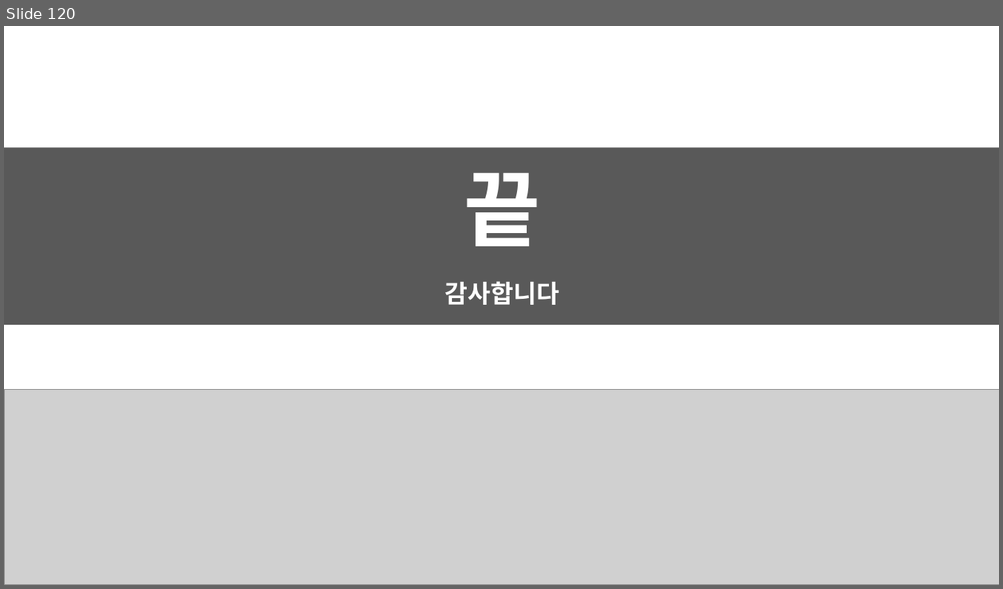
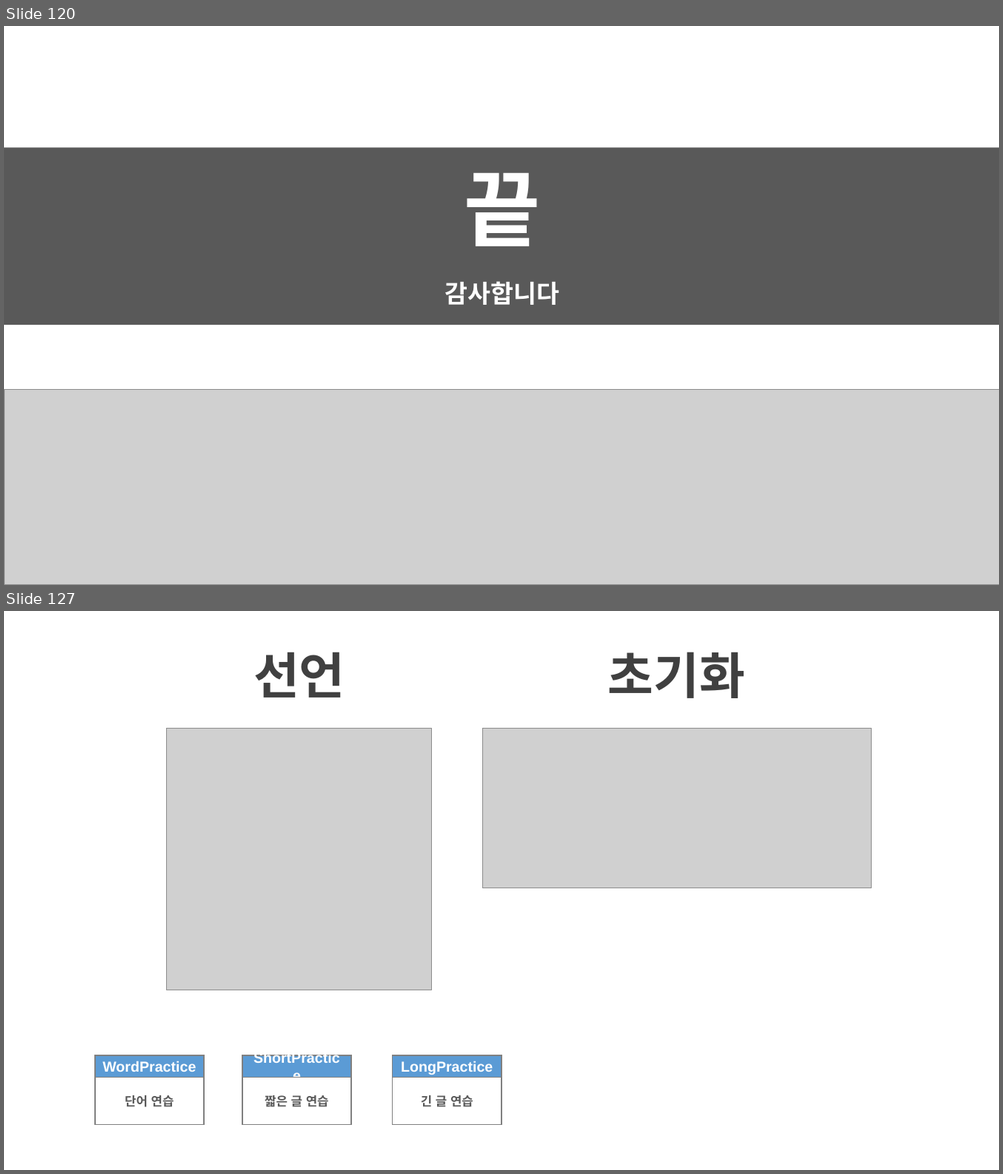
Before and after one commit to TimetoTreatment/CodeSlayer, a slide deck: CodeSlayer/CodeSlayer/_Document/3. 발표 C++.pptx. Shown one above the other, each under a label of ours: slide 120 before the commit, slides 120 and 127 after it; the slides between them are not shown. The pictures are 1003x589 and 1003x1174 pixels, drawn with LibreOffice and Linux fonts; fonts in the diff are those of the drawing; grey boxes stand for pictures. Boxes give left, top, right and bottom in pixels: in the first picture for what was removed or moved away, otherwise in the second. Text is boxed around its words. In the diff, an @@ line names an element or a change of style, - is before the commit and + after.

```diff
--- a/CodeSlayer/CodeSlayer/_Document/3. 발표 C++.pptx
+++ b/CodeSlayer/CodeSlayer/_Document/3. 발표 C++.pptx
@@ slide 127 added at (x1=4, y1=611, x2=999, y2=1170), background #FFFFFF @@
@@ text added at (x1=253, y1=652, x2=345, y2=698), 48 pt, text #404040, bold @@
+선언
@@ text added at (x1=608, y1=652, x2=745, y2=698), 48 pt, text #404040, bold @@
+초기화
@@ picture added at (x1=167, y1=728, x2=432, y2=990) @@
@@ picture added at (x1=482, y1=728, x2=871, y2=888) @@
@@ rectangle added at (x1=95, y1=1056, x2=204, y2=1078), fill #5B9BD5, outline #808080 1 pt, 14 pt, text #FFFFFF, bold @@
+WordPractice
@@ rectangle added at (x1=242, y1=1056, x2=351, y2=1078), fill #5B9BD5, outline #808080 1 pt, 14 pt, text #FFFFFF, bold @@
+ShortPractice
@@ rectangle added at (x1=392, y1=1056, x2=502, y2=1078), fill #5B9BD5, outline #808080 1 pt, 14 pt, text #FFFFFF, bold @@
+LongPractice
@@ rectangle added at (x1=95, y1=1078, x2=204, y2=1126), outline #808080 1 pt, 12 pt, text #595959, bold @@
+단어 연습
@@ rectangle added at (x1=242, y1=1078, x2=351, y2=1126), outline #808080 1 pt, 12 pt, text #595959, bold @@
+짧은 글 연습
@@ rectangle added at (x1=392, y1=1078, x2=502, y2=1126), outline #808080 1 pt, 12 pt, text #595959, bold @@
+긴 글 연습
```
Also in this commit, not shown: 4 slides changed, 5 other slides added, 3 slides removed, 12 other files.
